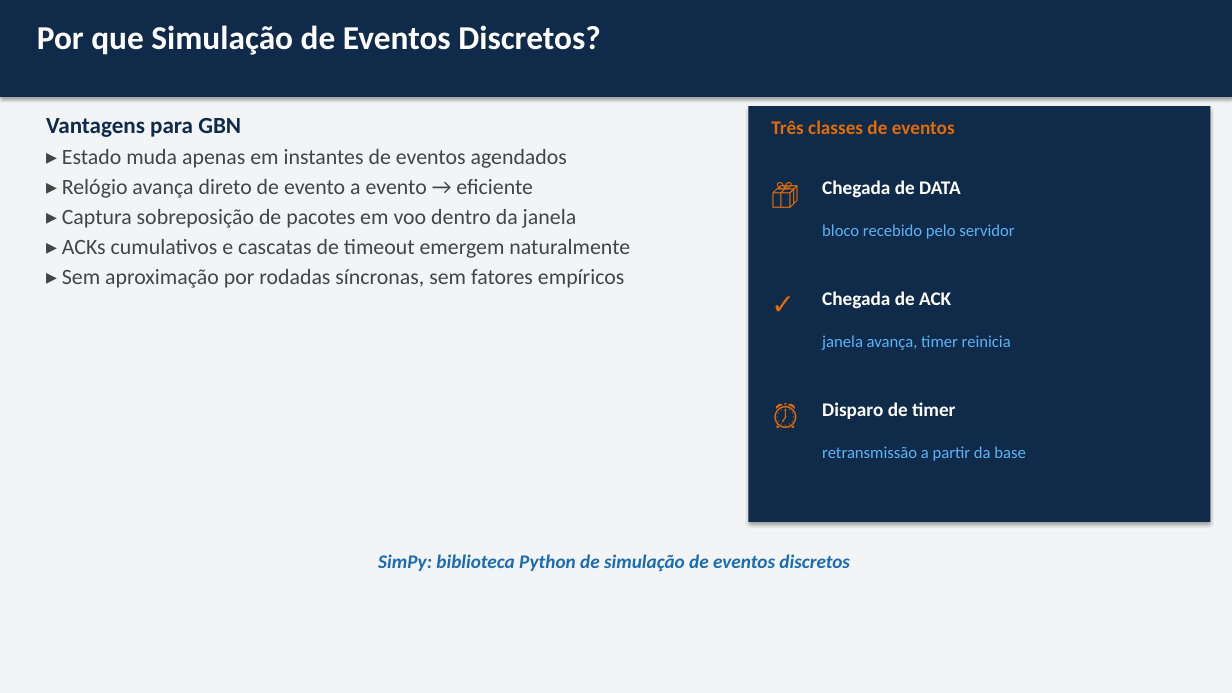
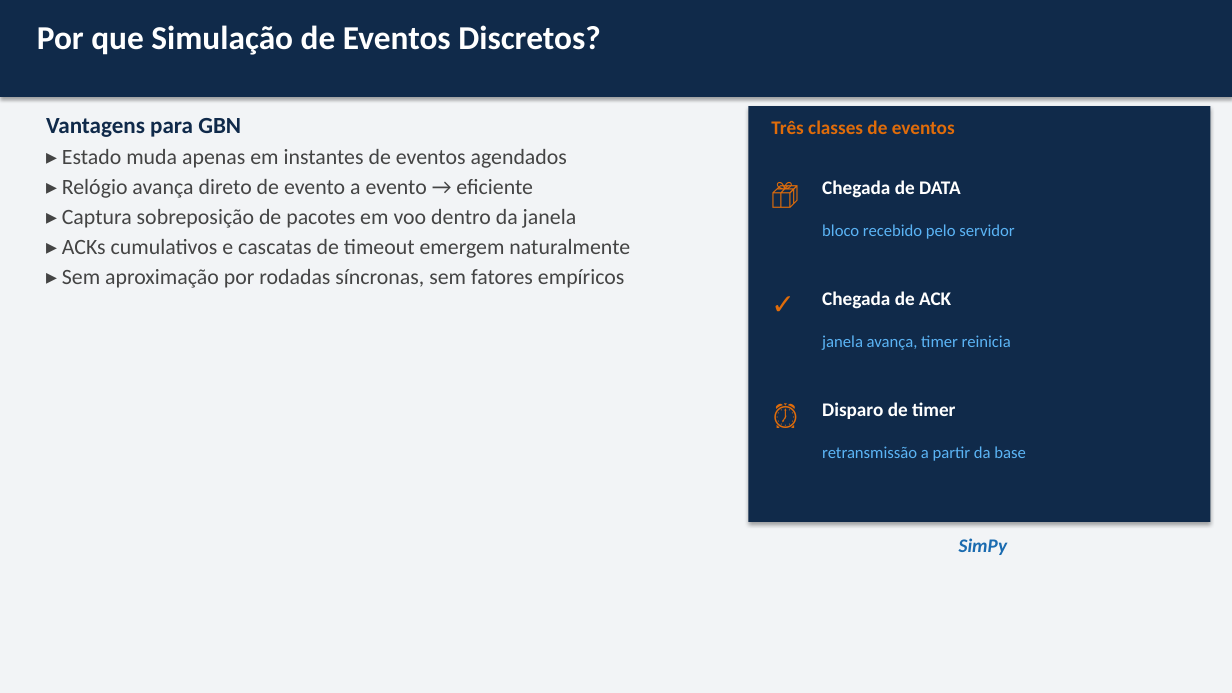
Before and after one commit to Anth0nYM/redes-de-computadores-dccmapi, a slide deck: slide 13 of paper/fase2_slides.pptx (slide 12 before the commit). Drawn at 1232x693 pixels with LibreOffice and Linux fonts; fonts in the diff are those of the drawing. Boxes give left, top, right and bottom in pixels: in the first picture for what was removed or moved away, otherwise in the second. Text is boxed around its words. In the diff, an @@ line names an element or a change of style, - is before the commit and + after.

```diff
--- a/paper/fase2_slides.pptx
+++ b/paper/fase2_slides.pptx
@@ text added at (959, 538, 1008, 555), 15 pt, text #1A6BB0, bold, italic @@
+SimPy
@@ text removed at (378, 554, 850, 571) @@
-SimPy: biblioteca Python de simulação de eventos discretos
```
Also in this commit, not shown: 11 other slides changed, 1 slide added, 3 other files.
